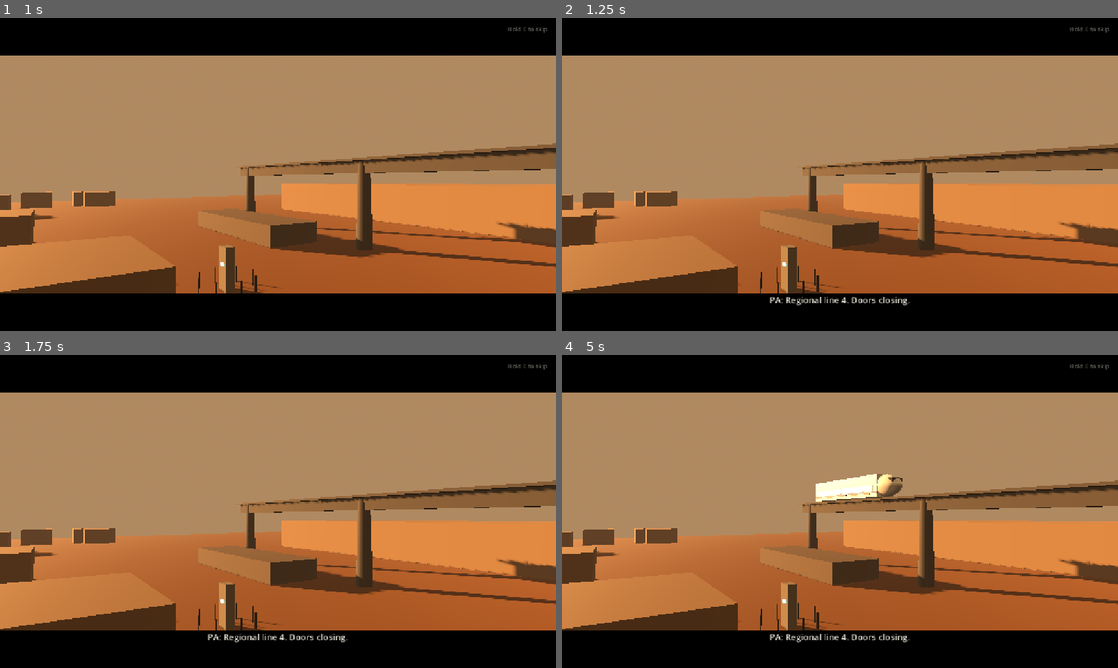
Above: before the commit, frames 1-4 (two rows, left to right).
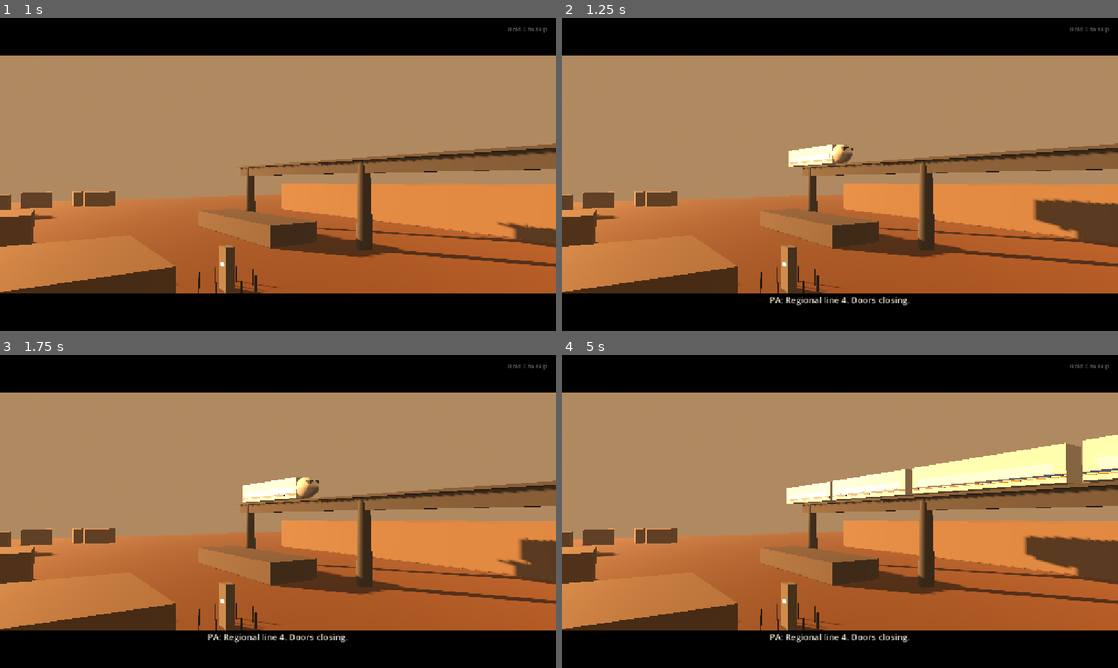
Above: after the commit, the same moments.

Repository: gustaveems/fleeting-utility
Game: Godot game, scene res://scenes/boot.tscn
The game is run twice, just before and just after one commit, with the same random seed, the same clock (stepped at 60 frames per second) and the same inputs.
Inputs (mouse positions are in pixels of both pictures, inside the frame that each line leads up to):
- Up to frame 1 (1 s): click "New Game" at 0.5 s
- Up to frame 2 (1.25 s): no input
- Up to frame 3 (1.75 s): move the mouse to (400, 495) at 1.27 s; hold D (move_east) from 1.28 s (still down); tap N (dev_dreamscape) at 1.35 s; click (400, 495) at 1.42 s
- Up to frame 4 (5 s): release D (move_east) at 2 s; drag from (728, 527) to (812, 574) at 2.02 s; move the mouse to (895, 442) at 2.77 s; hold D (move_east) 2.78-3.5 s; tap E (interact) at 2.85 s; drag from (812, 574) to (673, 464) at 3.52 s; move the mouse to (1006, 558) at 4.27 s; hold A (move_west) from 4.28 s (still down); tap T (dev_dump_entropy) at 4.35 s

Frame 1 is identical in both runs. In frame 2, 1.9% of the frame differs, in the area x 40-100%, y 40-71%; in frame 3, 1.4%; in frame 4, 6.5%, in the area x 40-100%, y 25-71%.

Commit message:
fix: prologue train runs at a steady speed (15 m/s out of town, then 20-22)
Co-Authored-By: Claude Opus 5.5 <noreply@anthropic.com>

Diff:
--- a/src/data/prologue_script.gd
+++ b/src/data/prologue_script.gd
@@ -74,7 +74,8 @@
 const BACK_BEFORE_CORNER := 3.0
 
 
-## The shot list. `d` = [train distance at start, at end].
+## The shot list. `d` = [train distance at start, at end]. The train runs at a steady
+## ~15 m/s out of the town, then ~20–22 m/s wherever it is seen from outside.
 static func shots() -> Array[Dictionary]:
 	# Walk marks come from the avenue's path (metres → fractions and durations).
 	var total := PrologueAvenue.walk_length()
@@ -89,7 +90,7 @@
 			"name": "town_establishing",
 			"mode": Mode.EXT_FIXED,
 			"dur": 8.0,
-			"d": [0.0, 40.0],
+			"d": [0.0, 120.0],
 			"cam": Vector3(-560, 9, 34),
 			"look": Vector3(-610, 10, 0),
 			"fov": 50.0,
@@ -99,9 +100,9 @@
 			# Glide down beside the train and slide back along it over the dying town.
 			"name": "town_glide",
 			"mode": Mode.EXT_FOLLOW,
-			"dur": 10.0,
+			"dur": 8.0,
 			"blend": 3.0,
-			"d": [40.0, 230.0],
+			"d": [120.0, 290.0],
 			"cam": [Vector3(9, 1.5, -14), Vector3(10, 3.0, 34)],
 			"look": "train",
 			"fov": 55.0,
@@ -110,9 +111,9 @@
 		{
 			"name": "tunnel",
 			"mode": Mode.EXT_FOLLOW,
-			"dur": 7.0,
+			"dur": 5.0,
 			"blend": 2.0,
-			"d": [230.0, 400.0],
+			"d": [290.0, 400.0],
 			"cam": [Vector3(0, 3.6, 30), Vector3(0, 3.0, 18)],
 			"look": "train",
 			"fov": 60.0,
@@ -121,9 +122,9 @@
 		{
 			"name": "aerial_canyon",
 			"mode": Mode.EXT_PATH,
-			"dur": 9.0,
-			"cut": true,
-			"d": [400.0, 530.0],
+			"dur": 6.0,
+			"cut": true,
+			"d": [400.0, 520.0],
 			"cam": [Vector3(-60, 230, 330), Vector3(-20, 150, 200)],
 			"look": Vector3(40, 15, -30),
 			"fov": 55.0,
@@ -134,9 +135,9 @@
 			# the right, holding on the campaign.
 			"name": "through_train",
 			"mode": Mode.EXT_FOLLOW,
-			"dur": 14.0,
+			"dur": 8.0,
 			"cut": true,  # a glide down from the aerial would pass through the towers
-			"d": [560.0, 690.0],
+			"d": [520.0, 680.0],
 			"car": 1,
 			"cam":
 			[Vector3(-9, 2.2, 6), Vector3(-2.5, 1.7, 2), Vector3(2.5, 1.7, -1), Vector3(9, 3, -3)],
@@ -147,7 +148,7 @@
 			"lines":
 			[
 				[1.0, "RADIO: The Heritage Collection. Walk where your ancestors stood."],
-				[8.0, "RADIO: Authenticity, now available on lease."],
+				[4.5, "RADIO: Authenticity, now available on lease."],
 			],
 		},
 		{
@@ -155,9 +156,9 @@
 			# shoulder, the lease on his phone.
 			"name": "metro_interior",
 			"mode": Mode.INTERIOR,
-			"dur": 12.0,
-			"cut": true,
-			"d": [690.0, 790.0],
+			"dur": 8.0,
+			"cut": true,
+			"d": [680.0, 760.0],
 			"cam": [Vector3(0.45, 1.75, -8.2), Vector3(0.5, 1.68, 1.2), Vector3(1.0, 1.9, 3.7)],
 			"look": [Vector3(0.2, 1.4, 8.0), Vector3(0.9, 1.0, 4.6), Vector3(0.77, 0.92, 4.55)],
 			"gaze": "phone",
@@ -168,9 +169,9 @@
 		{
 			"name": "colossus_reveal",
 			"mode": Mode.EXT_PATH,
-			"dur": 10.0,
-			"cut": true,
-			"d": [790.0, 880.0],
+			"dur": 6.0,
+			"cut": true,
+			"d": [760.0, 880.0],
 			"cam": [Vector3(150, 20, 120), Vector3(172, 26, 98)],
 			"look": Vector3(230, 30, 30),
 			"fov": 48.0,
@@ -180,9 +181,9 @@
 			# Through the statue: chasing the train between its legs, tilting up to the head.
 			"name": "through_statue",
 			"mode": Mode.EXT_FOLLOW,
-			"dur": 8.0,
+			"dur": 5.0,
 			"blend": 2.5,
-			"d": [880.0, 960.0],
+			"d": [880.0, 980.0],
 			"cam": [Vector3(2, 7, 30), Vector3(1.5, 3.5, 4)],
 			"look": "colossus",
 			"gaze": "colossus",
@@ -192,9 +193,9 @@
 		{
 			"name": "descent",
 			"mode": Mode.EXT_FOLLOW,
-			"dur": 8.0,
+			"dur": 6.0,
 			"blend": 1.5,
-			"d": [960.0, END_OF_LINE],
+			"d": [980.0, END_OF_LINE],
 			"cam": Vector3(10, 30, 34),
 			"look": "train",
 			"fov": 58.0,
--- a/tools/probe_prologue.gd
+++ b/tools/probe_prologue.gd
@@ -30,12 +30,21 @@
 		return
 	var script := PrologueScript.shots()
 	check(
-		"fifteen shots, ~2.5 min (%.0f s)" % PrologueScript.total_duration(),
-		script.size() == 15 and absf(PrologueScript.total_duration() - 146.0) < 8.0
+		"fifteen shots, ~2 min (%.0f s)" % PrologueScript.total_duration(),
+		script.size() == 15 and absf(PrologueScript.total_duration() - 120.0) < 8.0
 	)
 	check(
 		"the train stops at the end of the line (%.1f m)" % p.route_length(),
 		absf(p.route_length() - PrologueScript.END_OF_LINE) < 2.0
+	)
+	var speeds: Array[int] = []
+	for s in script:
+		var span: Array = s["d"]
+		if s["mode"] != PrologueScript.Mode.INTERIOR and float(span[1]) > float(span[0]):
+			speeds.append(roundi((float(span[1]) - float(span[0])) / float(s["dur"])))
+	check(
+		"the train runs steadily wherever it is seen: 15 then ~20 m/s (%s)" % str(speeds),
+		speeds.min() >= 14 and speeds.max() <= 25
 	)
 	check("first shot already running", p.shot_index == 0)
 	_shots_seen.append(str(script[0]["name"]))
